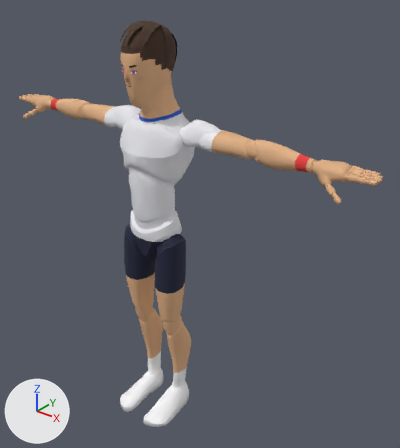
Two versions of the glTF model sweetspot/models/players/p02.glb, one commit apart.
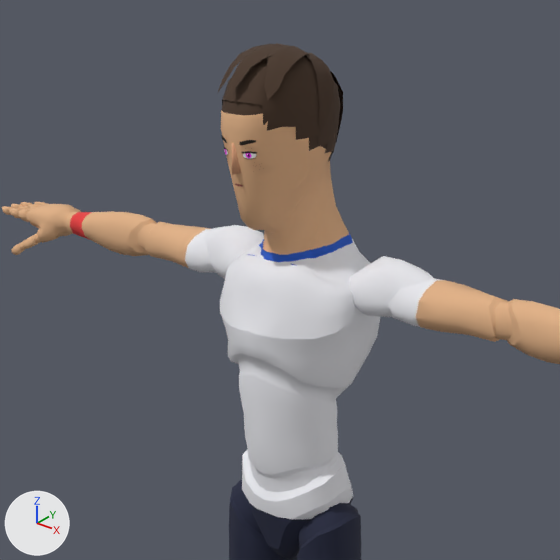
Each version is shown whole from a camera (50 mm lens) standing at (1.56, -1.63, 2.1) and looking at (0.15, 0.13, 1.01), then close up on the part from 4% to 70% of the width and 0% to 58% of the height. Arrows for +X, +Y and +Z are at lower left; the lights stay in place. The last two pictures show the newer version. Vertices at exactly the same position are counted once.

Names of what the first close-up shows: 'Body', 'Face', 'Hair' and 1 more.
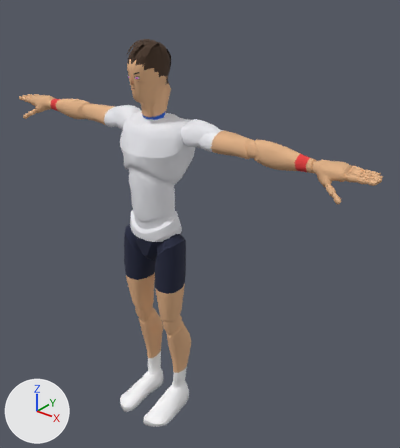
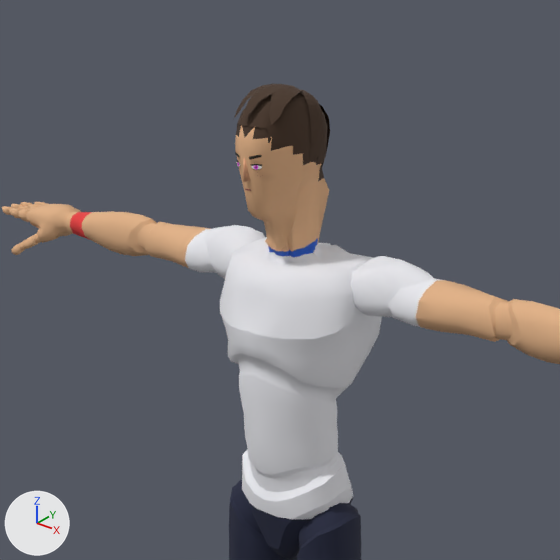
Edits to the bpy script that builds the scene:
```text
Change me_mannequin:
    used by ob_body; location = (0.0, 0.0, 0.0)
    remove me_mannequin.from_pydata(...)  # 7386 vertices, 14527 faces; spans x -0.97..0.97, y -0.21..0.14, z 0.0..1.86
    add me_mannequin.from_pydata(...)  # 7380 vertices, 14515 faces; spans x -0.97..0.97, y -0.21..0.14, z 0.0..1.79
    me_mannequin part 1: 306 vertices moved from x -0.21..0.21, y -0.13..0.14, z 1.32..1.86 to x -0.21..0.21, y -0.1..0.14, z 1.33..1.79; 121 vertices removed from x -0.12..0.12, y -0.04..0.13, z 1.48..1.6; 115 vertices added at x -0.13..0.13, y -0.04..0.1, z 1.48..1.64
    me_mannequin part 2: 10 kept faces spanning x -0.06..0.06, y -0.1..0.09, z 1.48..1.75 get new texture (UV) coordinates
Change me_face:
    used by ob_face; location = (0.0, 0.0, 0.0)
    remove me_face.from_pydata(...)  # 50 vertices, 64 faces; spans x -0.0672..0.0672, y -0.1276..-0.0305, z 1.6106..1.7281
    add me_face.from_pydata(...)  # 42 vertices, 54 faces; spans x -0.0516..0.0516, y -0.1018..-0.0402, z 1.61..1.6978
    me_face part 3: the whole mesh is rebuilt
Change me_hair:
    used by ob_hair; location = (0.0, 0.0, 0.0)
    remove me_hair.from_pydata(...)  # 416 vertices, 784 faces; spans x -0.09..0.09, y -0.126..0.127, z 1.627..1.875
    add me_hair.from_pydata(...)  # 415 vertices, 784 faces; spans x -0.07..0.07, y -0.098..0.097, z 1.606..1.807
    me_hair part 4: the loose piece of 219 vertices spanning x -0.085..0.085, y -0.115..0.124, z 1.627..1.861 is rebuilt with 219 vertices and now spans x -0.066..0.066, y -0.089..0.094, z 1.606..1.796
    me_hair part 5: the loose piece of 112 vertices spanning x -0.09..0.09, y 0.005..0.127, z 1.67..1.858 is rebuilt with 112 vertices and now spans x -0.07..0.07, y 0.003..0.097, z 1.651..1.794
    me_hair part 6: a new loose piece of 84 vertices spanning x -0.054..0.054, y -0.098..0.045, z 1.747..1.807, in mat_palette (picture img_palette)
    me_hair part 7: 85 vertices removed from x -0.07..0.07, y -0.126..0.061, z 1.793..1.875
```

Where the change shows, as pixel boxes (x1, y1, x2, y2) in the close-ups (560 x 560 px; the box of a moved part takes in the faces that stretch with it):
'Body', reshaped
    before: (2, 63, 560, 560)
    after: (2, 99, 560, 560)
'Hair', reshaped (23% narrower, 26% shorter)
    before: (217, 43, 343, 161)
    after: (233, 84, 330, 171)
'Face', reshaped (24% narrower, 23% shorter)
    before: (221, 135, 257, 186)
    after: (235, 152, 262, 191)
part 1 of me_mannequin, moved or reshaped
    before: (211, 63, 400, 305)
    after: (211, 99, 400, 305)
part 2 of me_mannequin, surface changed
    before: (225, 101, 331, 266)
    after: (239, 125, 324, 269)
part 4 of me_hair, rebuilt (24% narrower, 25% shorter)
    before: (222, 56, 340, 161)
    after: (237, 93, 327, 171)
part 5 of me_hair, rebuilt (22% narrower, 25% shorter)
    before: (304, 52, 343, 142)
    after: (300, 90, 330, 157)
part 6 of me_hair, added (brown)
    after: (233, 84, 302, 125)
part 7 of me_hair, deleted (brown)
    before: (217, 43, 308, 100)
